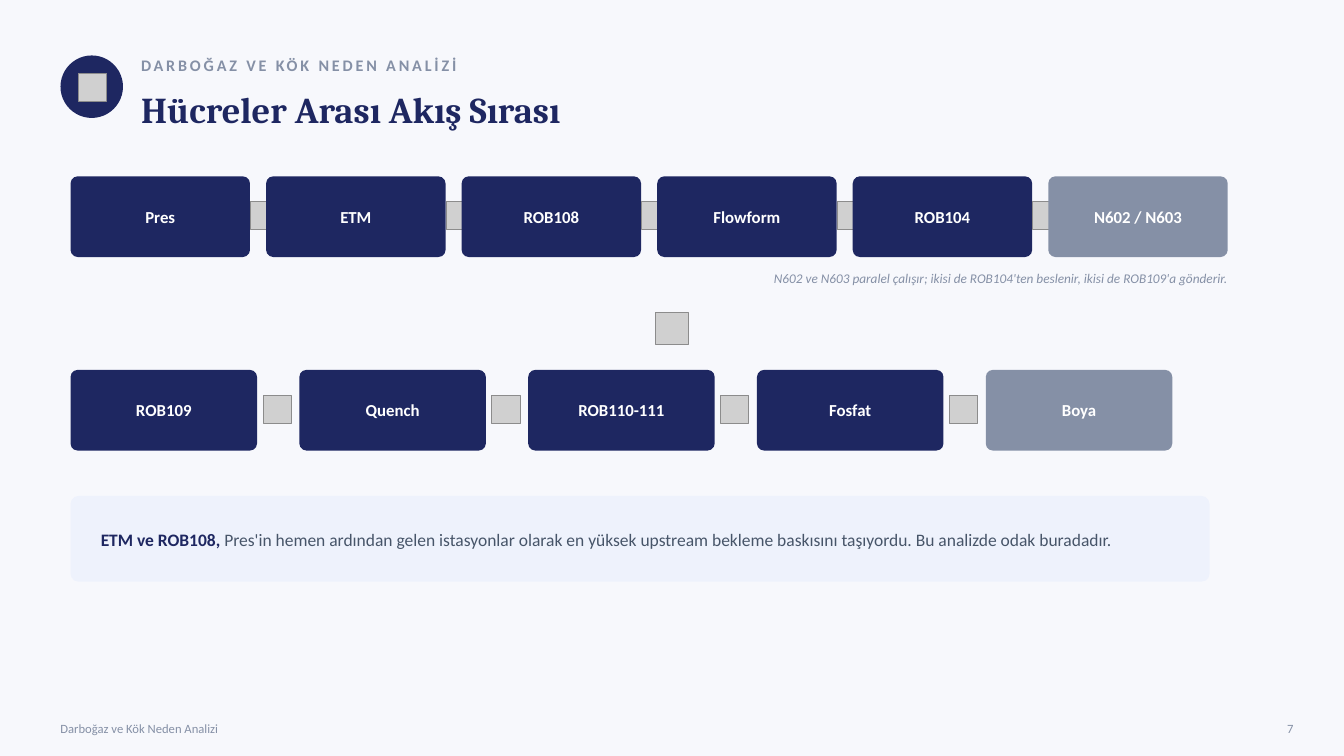
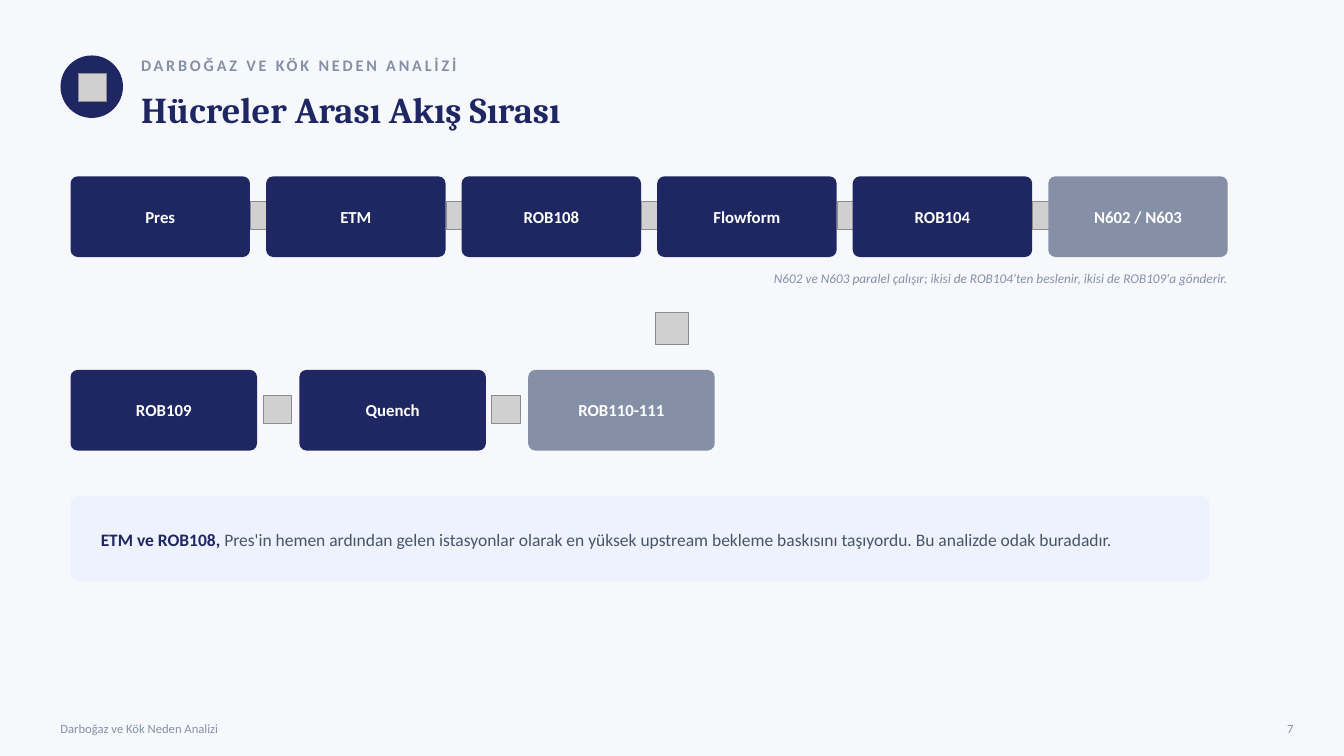
Before and after one commit to sgtdali/ManufUI, a slide deck: slide 8 of docs/sunumlar/Repkon-HF901-Ust-Yonetim-Sunumu-2026-07.pptx. Drawn at 1344x756 pixels with LibreOffice and Linux fonts; fonts in the diff are those of the drawing; grey boxes stand for pictures. Boxes give left, top, right and bottom in pixels: in the first picture for what was removed or moved away, otherwise in the second. Text is boxed around its words. In the diff, an @@ line names an element or a change of style, - is before the commit and + after.

```diff
--- a/docs/sunumlar/Repkon-HF901-Ust-Yonetim-Sunumu-2026-07.pptx
+++ b/docs/sunumlar/Repkon-HF901-Ust-Yonetim-Sunumu-2026-07.pptx
@@ rounded rectangle at <box>528,370,715,451</box>: fill #1E2761 to #8590A6 @@
@@ rounded rectangle removed at <box>757,370,944,451</box> @@
@@ rounded rectangle removed at <box>986,370,1173,451</box> @@
@@ picture removed at <box>721,395,749,423</box> @@
@@ text removed at <box>829,404,871,416</box> @@
-Fosfat
@@ picture removed at <box>950,395,978,423</box> @@
@@ text removed at <box>1062,405,1096,419</box> @@
-Boya
```
Also in this commit, not shown: 23 other slides changed, 2 slides removed, 12 other files.
